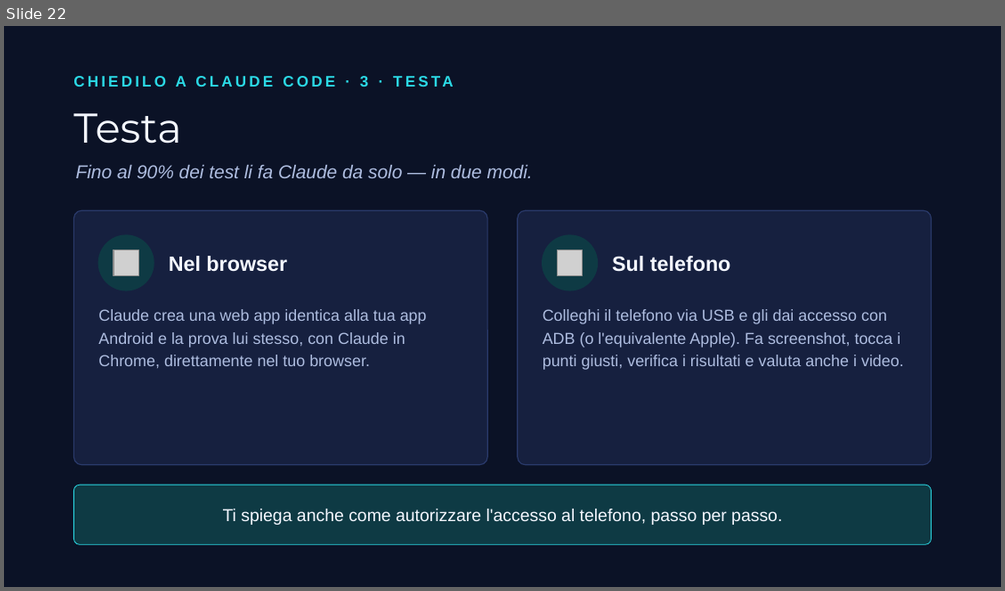
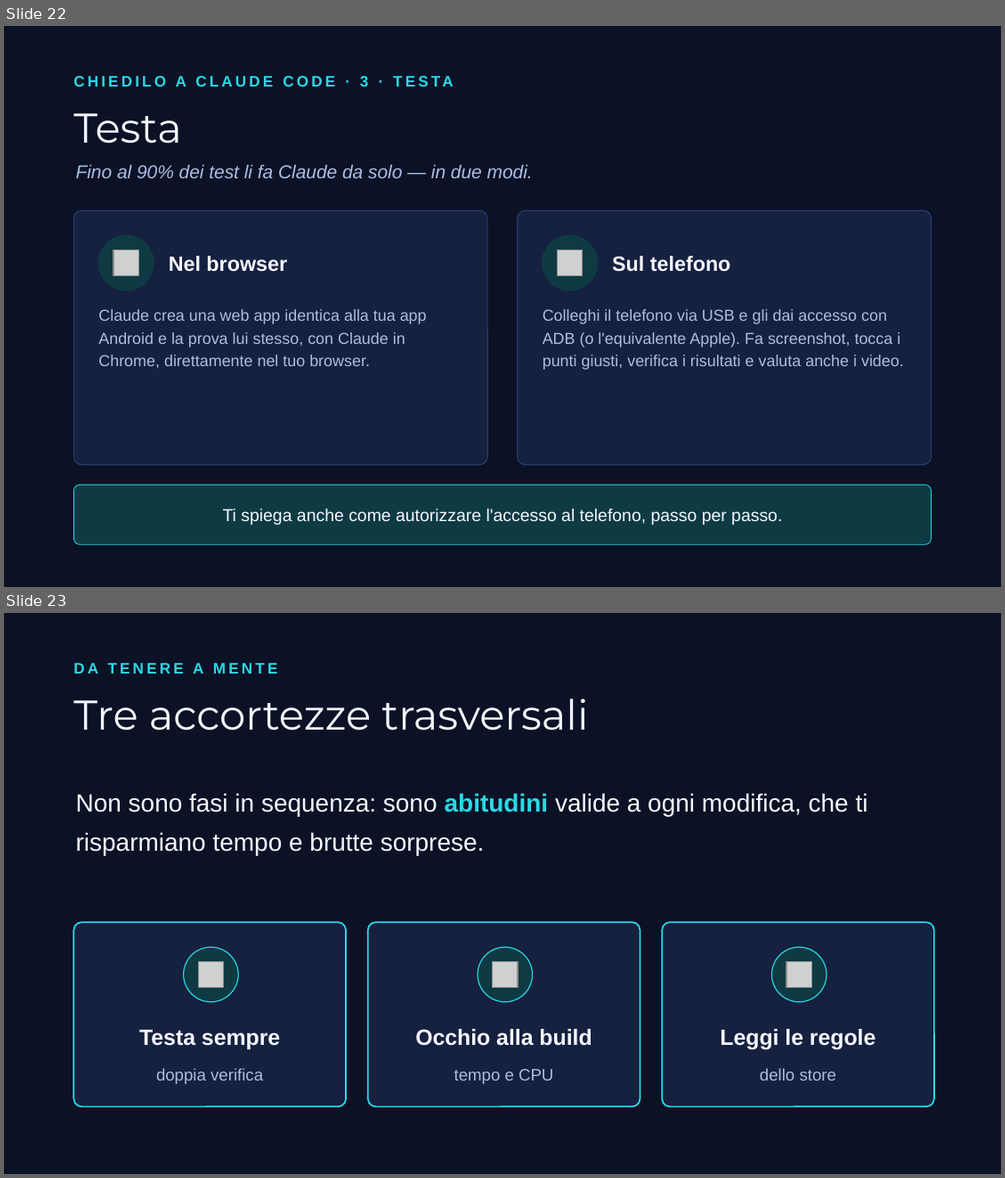
Before and after one commit to albertocabasvidani/beybladex-score, a slide deck: video/slide-video-ai.pptx. Shown one above the other, each under a label of ours: slide 22 before the commit, slides 22 and 23 after it. The pictures are 1005x591 and 1005x1178 pixels, drawn with LibreOffice and Linux fonts; fonts in the diff are those of the drawing; grey boxes stand for pictures. Boxes give left, top, right and bottom in pixels: in the first picture for what was removed or moved away, otherwise in the second. Text is boxed around its words. In the diff, an @@ line names an element or a change of style, - is before the commit and + after.

```diff
--- a/video/slide-video-ai.pptx
+++ b/video/slide-video-ai.pptx
@@ slide 23 added at (x1=4, y1=613, x2=1001, y2=1174), background #0B1226 @@
@@ text added at (x1=73, y1=663, x2=278, y2=674), 11 pt, text #2BD9E5, bold @@
+DA TENERE A MENTE
@@ text added at (x1=73, y1=698, x2=588, y2=730), 30 pt, text #F4F7FF @@
+Tre accortezze trasversali
@@ text added at (x1=76, y1=793, x2=868, y2=855), 18 pt, text #F4F7FF @@
+Non sono fasi in sequenza: sono abitudini valide a ogni modifica, che ti risparmiano tempo e brutte sorprese.
@@ rounded rectangle added at (x1=73, y1=922, x2=346, y2=1106), fill #16203F, outline #2BD9E5 1.1 pt @@
@@ rounded rectangle added at (x1=368, y1=922, x2=640, y2=1106), fill #16203F, outline #2BD9E5 1.1 pt @@
@@ rounded rectangle added at (x1=662, y1=922, x2=934, y2=1106), fill #16203F, outline #2BD9E5 1.1 pt @@
@@ ellipse added at (x1=184, y1=947, x2=238, y2=1002), fill #0E3A44, outline #2BD9E5 0.75 pt @@
@@ ellipse added at (x1=477, y1=947, x2=533, y2=1002), fill #0E3A44, outline #2BD9E5 0.75 pt @@
@@ ellipse added at (x1=771, y1=947, x2=826, y2=1002), fill #0E3A44, outline #2BD9E5 0.75 pt @@
@@ picture added at (x1=198, y1=962, x2=223, y2=987) @@
@@ picture added at (x1=493, y1=962, x2=518, y2=987) @@
@@ picture added at (x1=786, y1=962, x2=811, y2=987) @@
@@ text added at (x1=139, y1=1030, x2=280, y2=1049), 16 pt, text #F4F7FF, bold @@
+Testa sempre
@@ text added at (x1=415, y1=1029, x2=591, y2=1046), 16 pt, text #F4F7FF, bold @@
+Occhio alla build
@@ text added at (x1=720, y1=1029, x2=875, y2=1050), 16 pt, text #F4F7FF, bold @@
+Leggi le regole
@@ text added at (x1=156, y1=1068, x2=263, y2=1084), 12 pt, text #AEBDE0 @@
+doppia verifica
@@ text added at (x1=454, y1=1069, x2=553, y2=1084), 12 pt, text #AEBDE0 @@
+tempo e CPU
@@ text added at (x1=760, y1=1068, x2=836, y2=1080), 12 pt, text #AEBDE0 @@
+dello store
```
Also in this commit, not shown: 3 other slides added, 1 other file.
